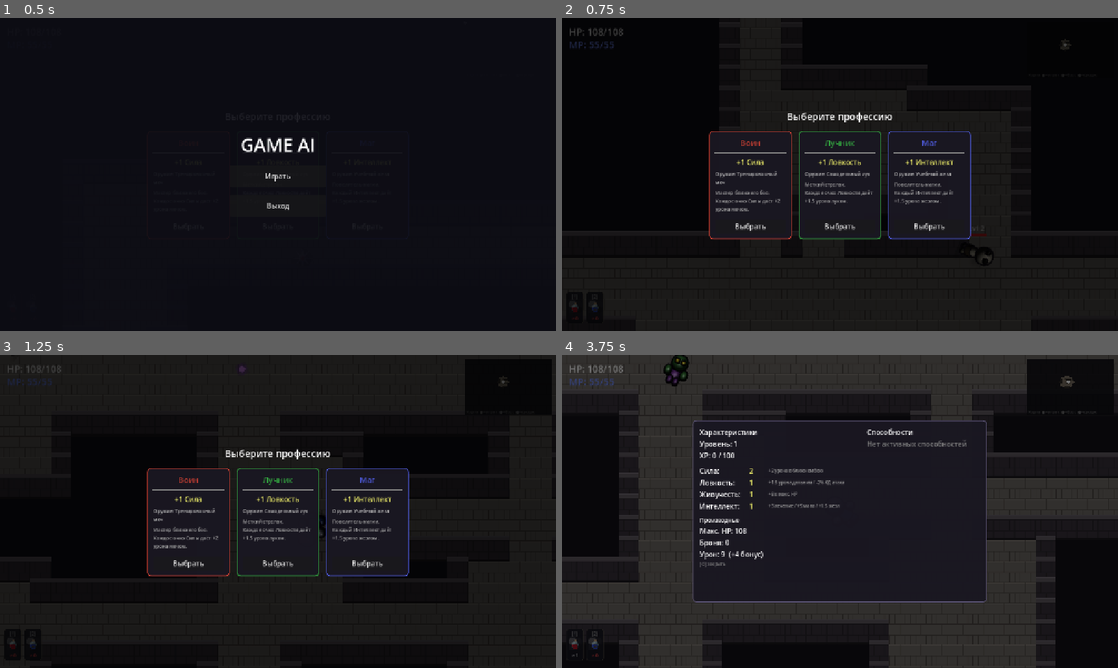
Above: before the commit, frames 1-4 (two rows, left to right).
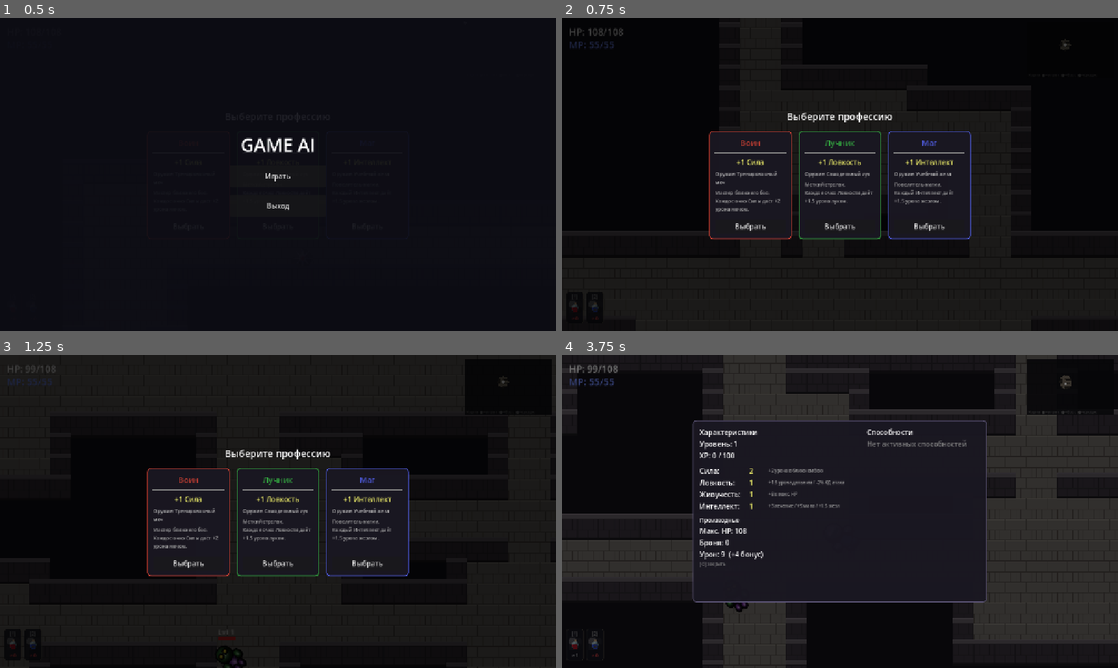
Above: after the commit, the same moments.

Repository: feelings07/game_ai
Game: Godot game, scene res://scenes/Main.tscn
Two runs of this game, one before a commit and one after it. Both use one fixed random seed, a clock stepped at 60 frames per second and the inputs below.
Inputs (mouse positions are in pixels of both pictures, inside the frame that each line leads up to):
- Up to frame 1 (0.5 s): no input
- Up to frame 2 (0.75 s): click "Играть" at 0.5 s
- Up to frame 3 (1.25 s): no input
- Up to frame 4 (3.75 s): tap Enter at 1.25 s; move the mouse to (962, 495) at 1.27 s; hold D (move_right) 1.28-2.03 s; click (962, 495) at 1.35 s; move the mouse to (728, 527) at 2.02 s; hold S (move_down) 2.03-2.78 s; tap E (interact) at 2.1 s; move the mouse to (895, 442) at 2.77 s; hold D (move_right) 2.78-3.5 s; hold O (toggle_stats) 2.78-3.5 s; click "Выбрать" at 3.5 s

Frame 1 is identical in both runs. In frame 2, less than 0.1% of the frame differs, in the area x 73-78%, y 67-79%; in frame 3, 0.2%; in frame 4, 37%, in the area x 0-100%, y 0-100%.

Commit message:
Loot rules: no starter drops, grade rarity penalty, unique slots per source
- Starter weapons (sword/bow/wand_starter) marked no_drop:true in items.json;
  ItemDB excludes them from random_id() pool entirely
- grade_config.json: added drop_mult per grade (NG=1.0, D=0.55, C=0.30,
  B=0.12, A=0.05, S=0.02); GradeDB exposes get_drop_mult()
- Enemy drops: base chance multiplied by grade drop_mult; no_drop items
  skipped; each equipment slot can drop at most once per kill
- Chest loot: graded items gated by secondary drop_mult roll; each
  equipment slot appears at most once per chest

Co-Authored-By: Claude Sonnet 4.6 <noreply@anthropic.com>

Diff:
--- a/data/grade_config.json
+++ b/data/grade_config.json
@@ -1,8 +1,8 @@
 {
-  "NG": {"level_req": 1,  "color": "#999999"},
-  "D":  {"level_req": 5,  "color": "#88ee88"},
-  "C":  {"level_req": 10, "color": "#88aaff"},
-  "B":  {"level_req": 20, "color": "#ffaa22"},
-  "A":  {"level_req": 25, "color": "#ff4444"},
-  "S":  {"level_req": 30, "color": "#ffdd00"}
+  "NG": {"level_req": 1,  "color": "#999999", "drop_mult": 1.00},
+  "D":  {"level_req": 5,  "color": "#88ee88", "drop_mult": 0.55},
+  "C":  {"level_req": 10, "color": "#88aaff", "drop_mult": 0.30},
+  "B":  {"level_req": 20, "color": "#ffaa22", "drop_mult": 0.12},
+  "A":  {"level_req": 25, "color": "#ff4444", "drop_mult": 0.05},
+  "S":  {"level_req": 30, "color": "#ffdd00", "drop_mult": 0.02}
 }
--- a/data/items.json
+++ b/data/items.json
@@ -2,6 +2,7 @@
   {
     "id": "sword_starter",
     "name": "Тренировочный меч",
+    "no_drop": true,
     "grade": "NG",
     "type": "weapon",
     "slot": "weapon",
@@ -22,6 +23,7 @@
   {
     "id": "bow_starter",
     "name": "Самодельный лук",
+    "no_drop": true,
     "grade": "NG",
     "type": "weapon",
     "slot": "weapon",
@@ -42,6 +44,7 @@
   {
     "id": "wand_starter",
     "name": "Учебный жезл",
+    "no_drop": true,
     "grade": "NG",
     "type": "weapon",
     "slot": "weapon",
--- a/scripts/castle_generator.gd
+++ b/scripts/castle_generator.gd
@@ -799,10 +799,22 @@
 		drop_chance *= 1.0 + float(player.get_loot_chance_pct()) / 100.0
 
 	var loot: Array[Dictionary] = []
+	var chest_slots: Dictionary = {}
 	for _i in LootConfig.rolls_per_chest:
 		if rng.randf() < drop_chance:
 			var id := ItemDB.random_id()
-			if id != "": loot.append(LootConfig.roll_instance(id))
+			if id == "":
+				continue
+			var item: Dictionary = ItemDB.get_item(id)
+			var grade: String = str(item.get("grade", ""))
+			if grade != "" and rng.randf() >= GradeDB.get_drop_mult(grade):
+				continue
+			var slot: String = str(item.get("slot", ""))
+			if slot != "" and item.get("type", "") != "potion":
+				if chest_slots.has(slot):
+					continue
+				chest_slots[slot] = true
+			loot.append(LootConfig.roll_instance(id))
 	chest.loot_items = loot
 
 	var spr := Sprite2D.new(); spr.name = "Sprite2D"; spr.centered = false
--- a/scripts/enemy.gd
+++ b/scripts/enemy.gd
@@ -241,12 +241,23 @@
 		var p: Node = players[0]
 		if p.has_method("get_loot_chance_pct"):
 			loot_mult += float(p.get_loot_chance_pct()) / 100.0
+	var awarded_slots: Dictionary = {}
 	for entry in drop_table:
-		var chance: float = float(entry.get("chance", 0.0)) * loot_mult
+		var id: String = str(entry.get("id", ""))
+		if id == "":
+			continue
+		var item: Dictionary = ItemDB.get_item(id)
+		if bool(item.get("no_drop", false)):
+			continue
+		var grade: String = str(item.get("grade", ""))
+		var chance: float = float(entry.get("chance", 0.0)) * loot_mult * GradeDB.get_drop_mult(grade)
 		if randf() < chance:
-			var id: String = str(entry.get("id", ""))
-			if id != "":
-				_spawn_world_item(LootConfig.roll_instance(id))
+			var slot: String = str(item.get("slot", ""))
+			if slot != "" and slot != "potion" and item.get("type", "") != "potion":
+				if awarded_slots.has(slot):
+					continue
+				awarded_slots[slot] = true
+			_spawn_world_item(LootConfig.roll_instance(id))
 
 func _spawn_world_item(instance: Dictionary) -> void:
 	var wi := Area2D.new()
--- a/scripts/grade_db.gd
+++ b/scripts/grade_db.gd
@@ -15,3 +15,9 @@
 func get_color(grade: String) -> String:
 	var g: Dictionary = _grades.get(grade, {})
 	return str(g.get("color", "#999999"))
+
+func get_drop_mult(grade: String) -> float:
+	if grade == "":
+		return 1.0
+	var g: Dictionary = _grades.get(grade, {})
+	return float(g.get("drop_mult", 1.0))
--- a/scripts/item_db.gd
+++ b/scripts/item_db.gd
@@ -12,7 +12,8 @@
 			var item: Dictionary = entry
 			var item_id: String = str(item.get("id", ""))
 			items[item_id] = item
-			_ids.append(item_id)
+			if not bool(item.get("no_drop", false)):
+				_ids.append(item_id)
 
 func get_item(id: String) -> Dictionary:
 	var result: Dictionary = items.get(id, {})
